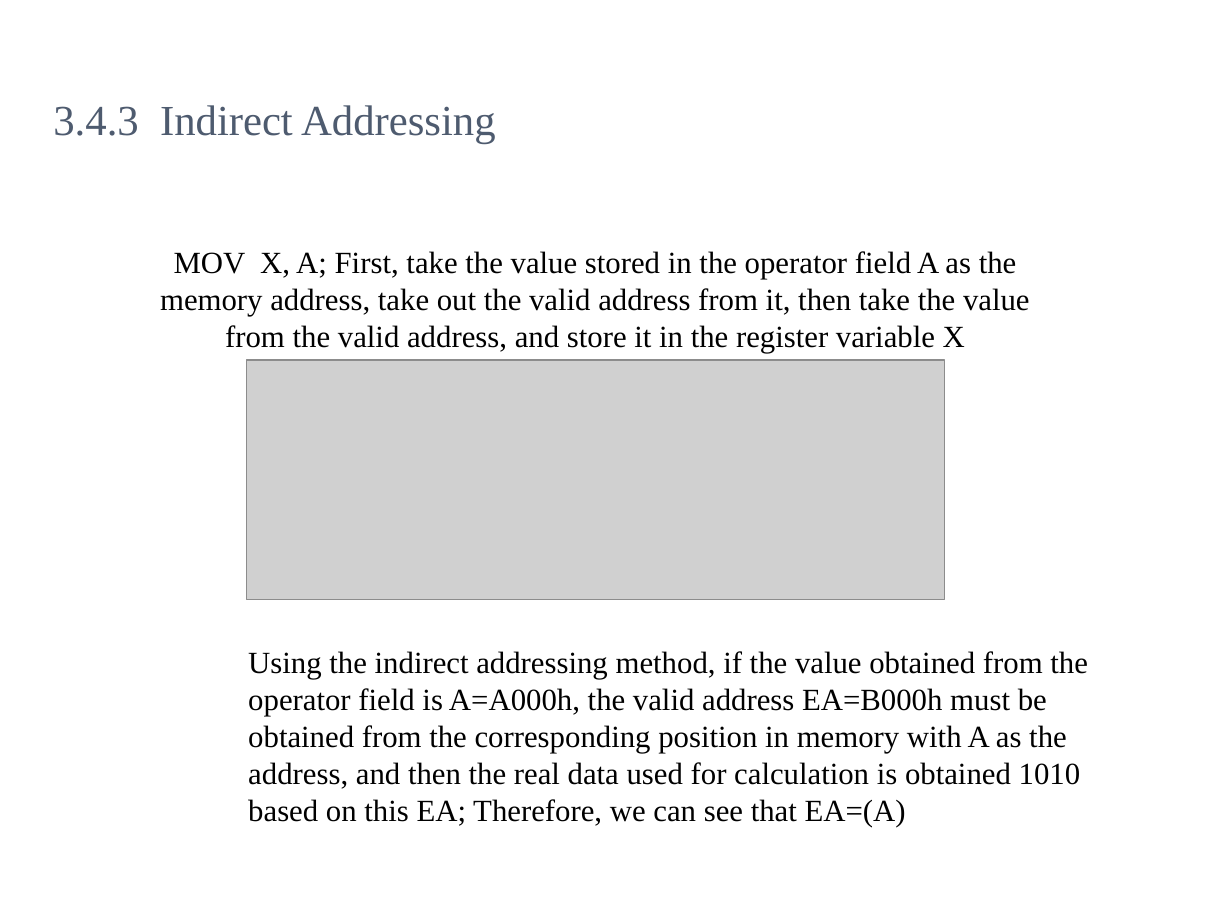
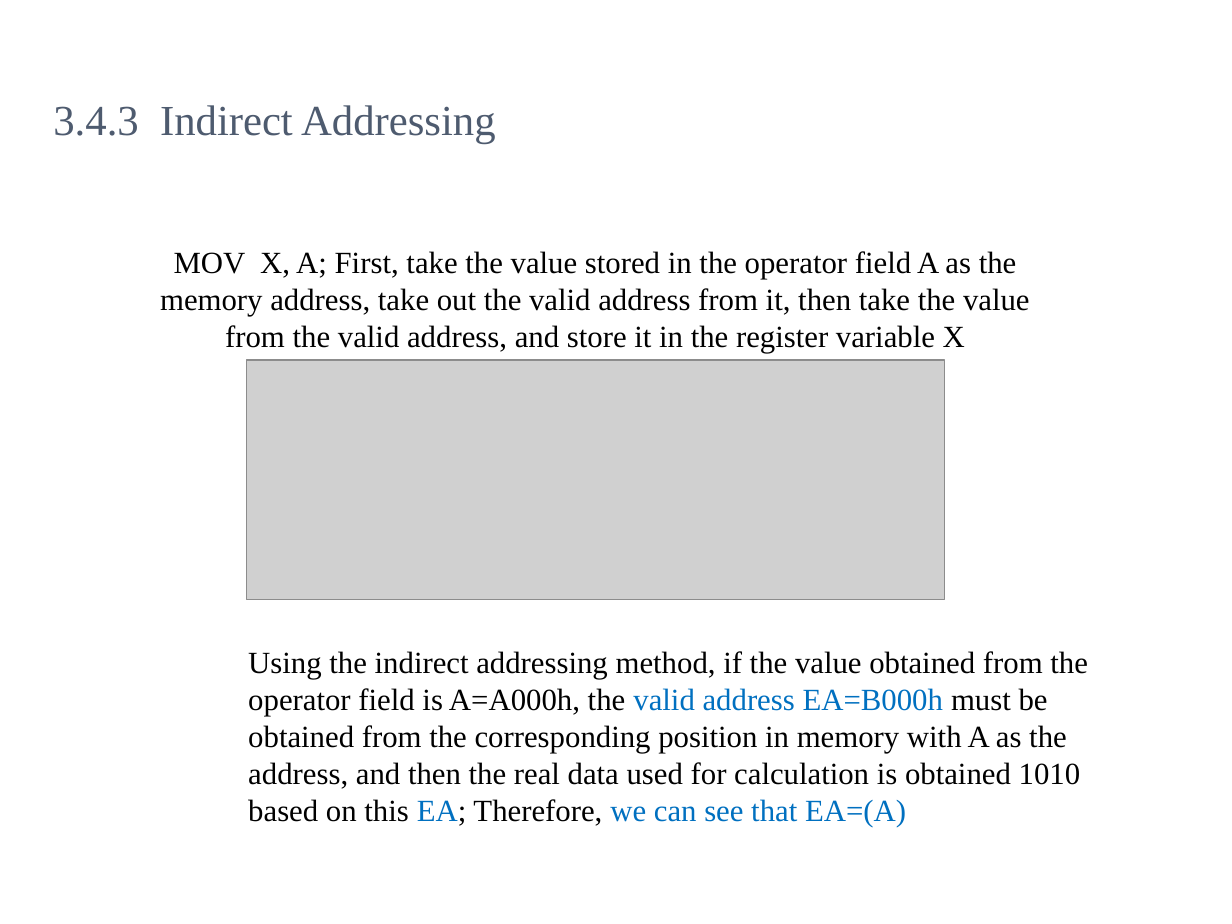
Before and after one commit to kevincdj3269-hash/CLASS-Comptuer-Architecture-, a slide deck: slide 68 of Course/ch03.ppt. Drawn at 1232x924 pixels with LibreOffice and Linux fonts; fonts in the diff are those of the drawing; grey boxes stand for pictures; background and template pictures are left out. Boxes give left, top, right and bottom in pixels: in the first picture for what was removed or moved away, otherwise in the second. Text is boxed around its words. In the diff, an @@ line names an element or a change of style, - is before the commit and + after.

```diff
--- a/Course/ch03.ppt
+++ b/Course/ch03.ppt
@@ text "Using the indirect addressing method, ..." at (248, 651, 1088, 827): text colour #000000 to #0070C0 in "valid address EA=B000h EA; we can see ..." @@
```
Also in this commit, not shown: 41 other slides changed.
